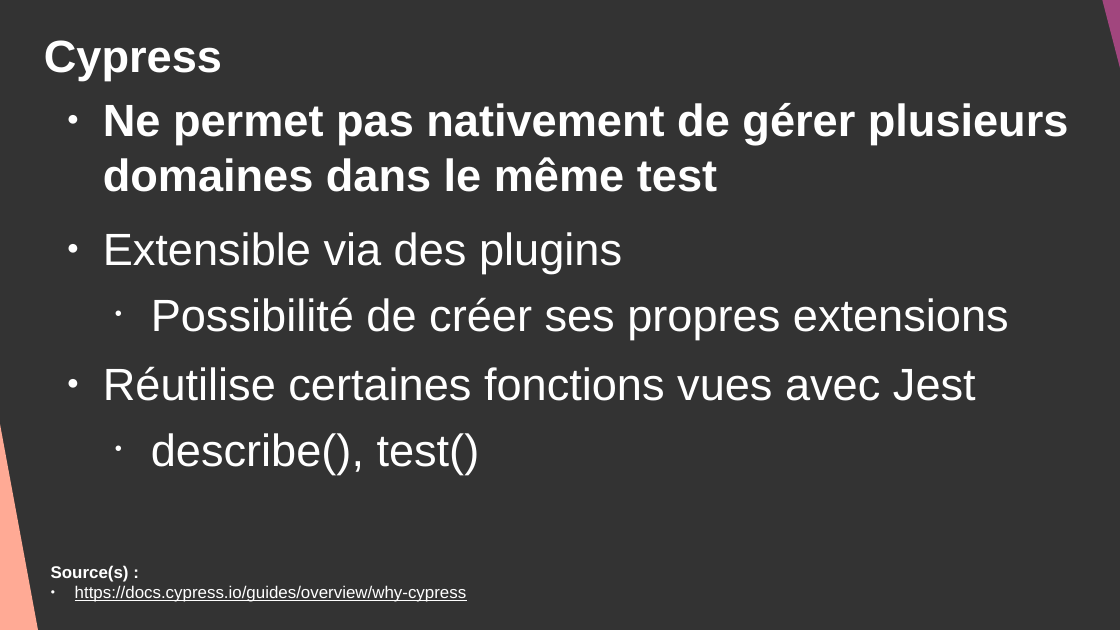
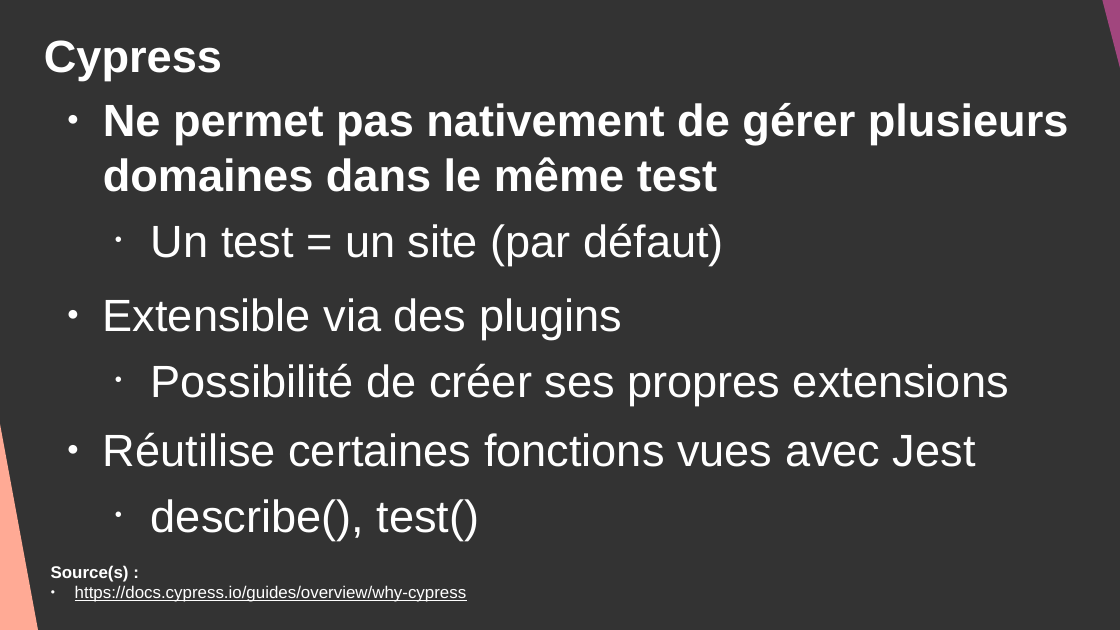
Before and after one commit to DanYellow/cours, a slide deck: slide 17 of developpement-front-s5/travaux-pratiques/numero-2/presentation.odp. Drawn at 1120x630 pixels with LibreOffice and Linux fonts; fonts in the diff are those of the drawing. Boxes give left, top, right and bottom in pixels: in the first picture for what was removed or moved away, otherwise in the second. Text is boxed around its words. In the diff, an @@ line names an element or a change of style, - is before the commit and + after.

```diff
--- a/developpement-front-s5/travaux-pratiques/numero-2/presentation.odp
+++ b/developpement-front-s5/travaux-pratiques/numero-2/presentation.odp
@@ text at (151,223,723,265): paragraph added @@
+  • Un test = un site (par défaut)
```
Also in this commit, not shown: 6 other slides changed, 13 slides added, 9 slides removed, 7 other files.
